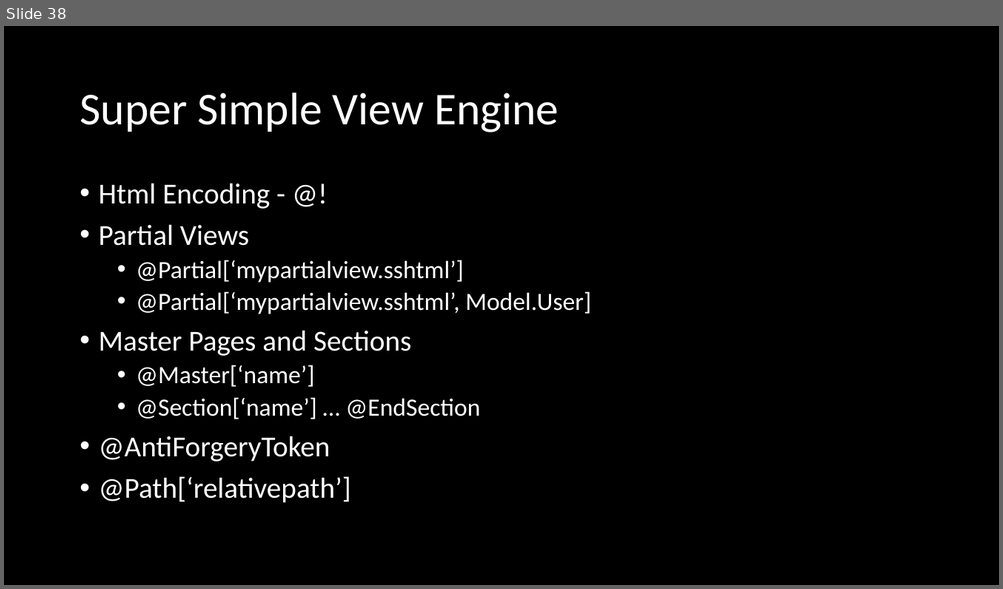
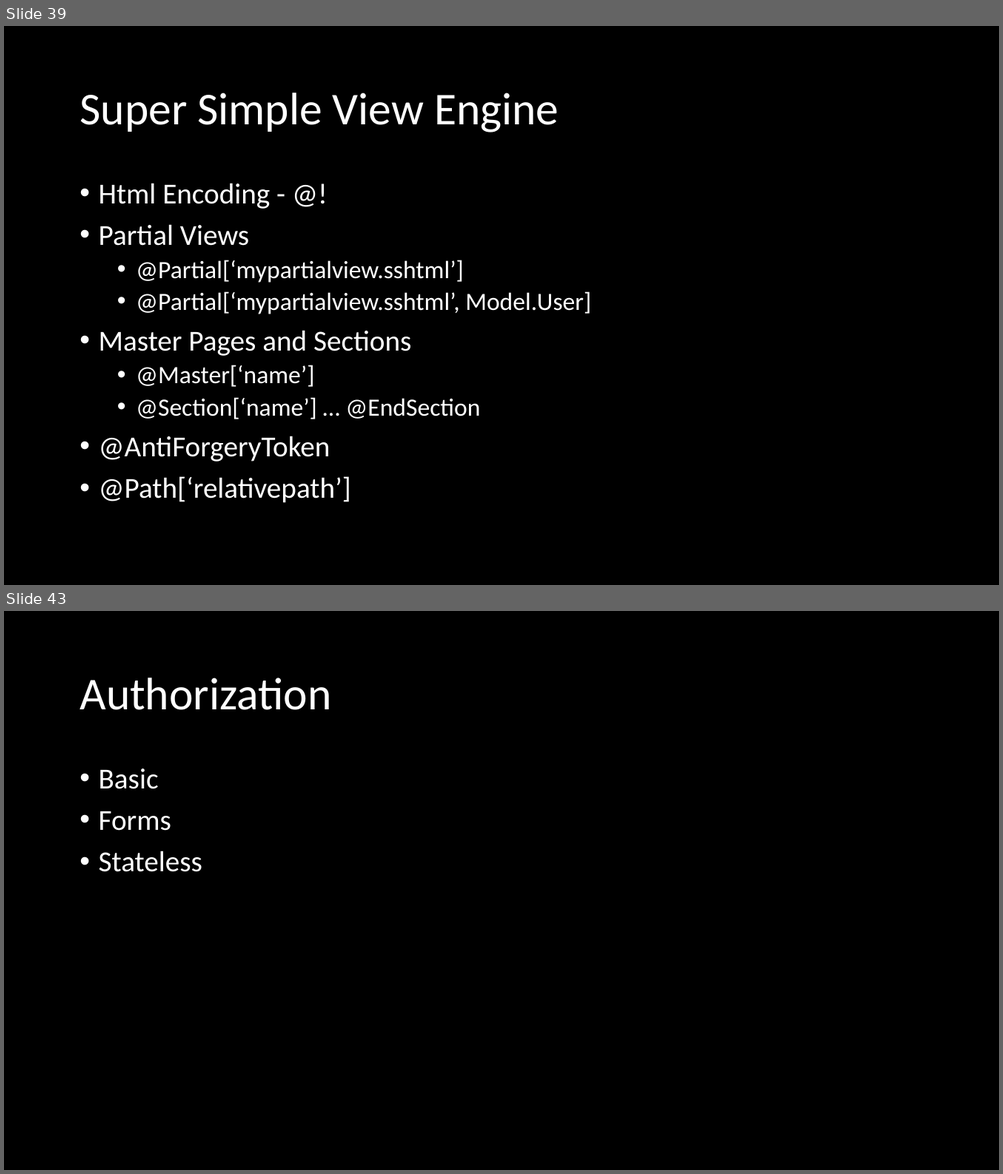
Before and after one commit to ifranto/Nancy-Workshop, a slide deck: SlideDeck.pptx. Shown one above the other, each under a label of ours: slide 38 before the commit, slides 39 and 43 after it; the slides between them are not shown. The pictures are 1003x589 and 1003x1174 pixels, drawn with LibreOffice and Linux fonts; fonts in the diff are those of the drawing. Boxes give left, top, right and bottom in pixels: in the first picture for what was removed or moved away, otherwise in the second. Text is boxed around its words. In the diff, an @@ line names an element or a change of style, - is before the commit and + after.

```diff
--- a/SlideDeck.pptx
+++ b/SlideDeck.pptx
@@ slide 43 added at [4, 611, 999, 1170], background #000000 @@
@@ title added at [79, 678, 331, 710], 44 pt, text #FFFFFF @@
+Authorization
@@ text added at [99, 769, 202, 872], 28 pt, text #FFFFFF @@
+• Basic
+• Forms
+• Stateless
@@ what was slide 38 is now slide 39 @@
```
Also in this commit, not shown: 13 other slides added.
